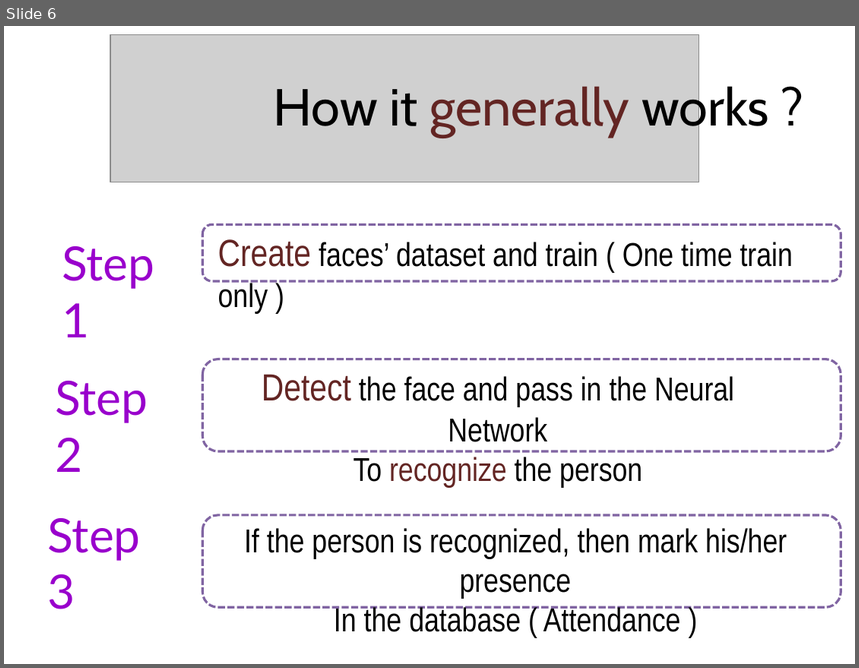
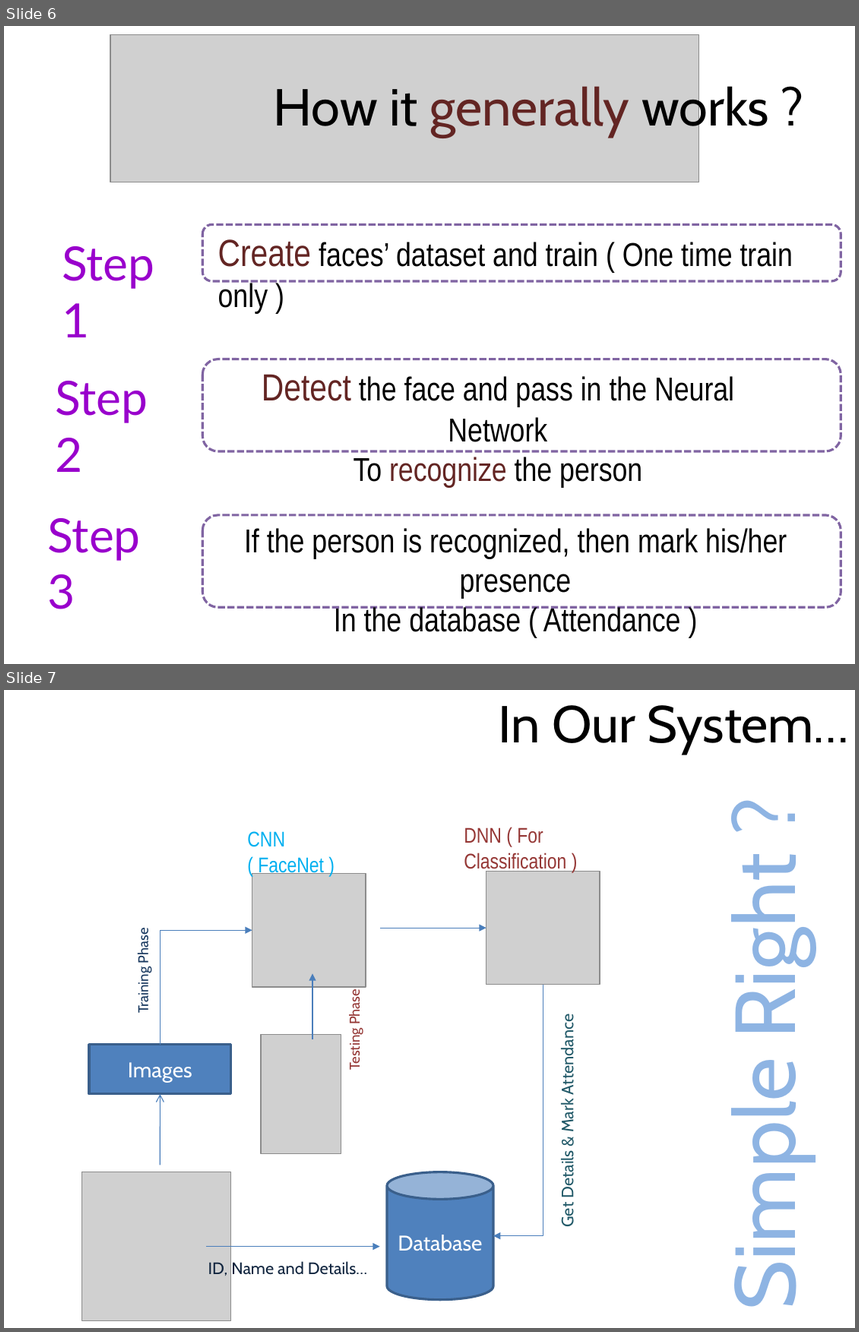
Before and after one commit to AayushShah25/Attendence-By-AI-With-Databse, a slide deck: Automated Attendance System – By AI.pptx. Shown one above the other, each under a label of ours: slide 6 before the commit, slides 6 and 7 after it. The pictures are 859x668 and 859x1332 pixels, drawn with LibreOffice and Linux fonts; fonts in the diff are those of the drawing; grey boxes stand for pictures. Boxes give left, top, right and bottom in pixels: in the first picture for what was removed or moved away, otherwise in the second. Text is boxed around its words. In the diff, an @@ line names an element or a change of style, - is before the commit and + after.

```diff
--- a/Automated Attendance System – By AI.pptx
+++ b/Automated Attendance System – By AI.pptx
@@ slide 7 added at (x1=4, y1=690, x2=855, y2=1328), background #FFFFFF @@
@@ title added at (x1=499, y1=705, x2=850, y2=754), 44 pt, text #000000 @@
+In Our System…
@@ text added at (x1=247, y1=831, x2=324, y2=877), 18 pt, text #00B0F0 @@
+CNN ( FaceNet )
@@ text added at (x1=464, y1=828, x2=566, y2=872), 18 pt, text #953735 @@
+DNN ( For Classification )
@@ picture added at (x1=487, y1=872, x2=600, y2=985) @@
@@ text added at (x1=713, y1=872, x2=816, y2=1302), 72 pt, text #8EB4E3 @@
+Simple Right ?
@@ picture added at (x1=253, y1=874, x2=366, y2=987) @@
@@ text added at (x1=135, y1=931, x2=152, y2=1012), 12 pt, text #17375E @@
+Training Phase
@@ elbow arrow added from (160, 1045) to (253, 930), #4B7EBC 0.75 pt @@
@@ arrow added from (380, 929) to (487, 929), #4B7EBC 0.75 pt @@
@@ arrow added from (313, 1040) to (313, 973), #4B7EBC 0.75 pt @@
@@ elbow arrow added from (543, 985) to (493, 1236), #4B7EBC 0.75 pt @@
@@ text added at (x1=346, y1=992, x2=363, y2=1070), 12 pt, text #953735 @@
+Testing Phase
@@ text added at (x1=557, y1=1021, x2=577, y2=1227), 14 pt, text #215968 @@
+Get Details & Mark Attendance
@@ rectangle added at (x1=89, y1=1045, x2=231, y2=1094), fill #4F81BD, outline #3A5F8C 2 pt, 18 pt, text #FFFFFF @@
+Images
@@ picture added at (x1=261, y1=1035, x2=341, y2=1154) @@
@@ arrow added from (160, 1165) to (160, 1094), #4B7EBC 0.75 pt @@
@@ picture added at (x1=82, y1=1173, x2=231, y2=1322) @@
@@ cylinder added at (x1=387, y1=1173, x2=493, y2=1300), fill #4F81BD, outline #3A5F8C 2 pt, 18 pt, text #FFFFFF @@
+Database
@@ arrow added from (207, 1246) to (380, 1246), #4B7EBC 0.75 pt @@
@@ text added at (x1=208, y1=1262, x2=367, y2=1276), 14 pt, text #0F243E @@
+ID, Name and Details…
```
Also in this commit, not shown: 3 slides changed, 6 other slides added, 1 slide removed.
